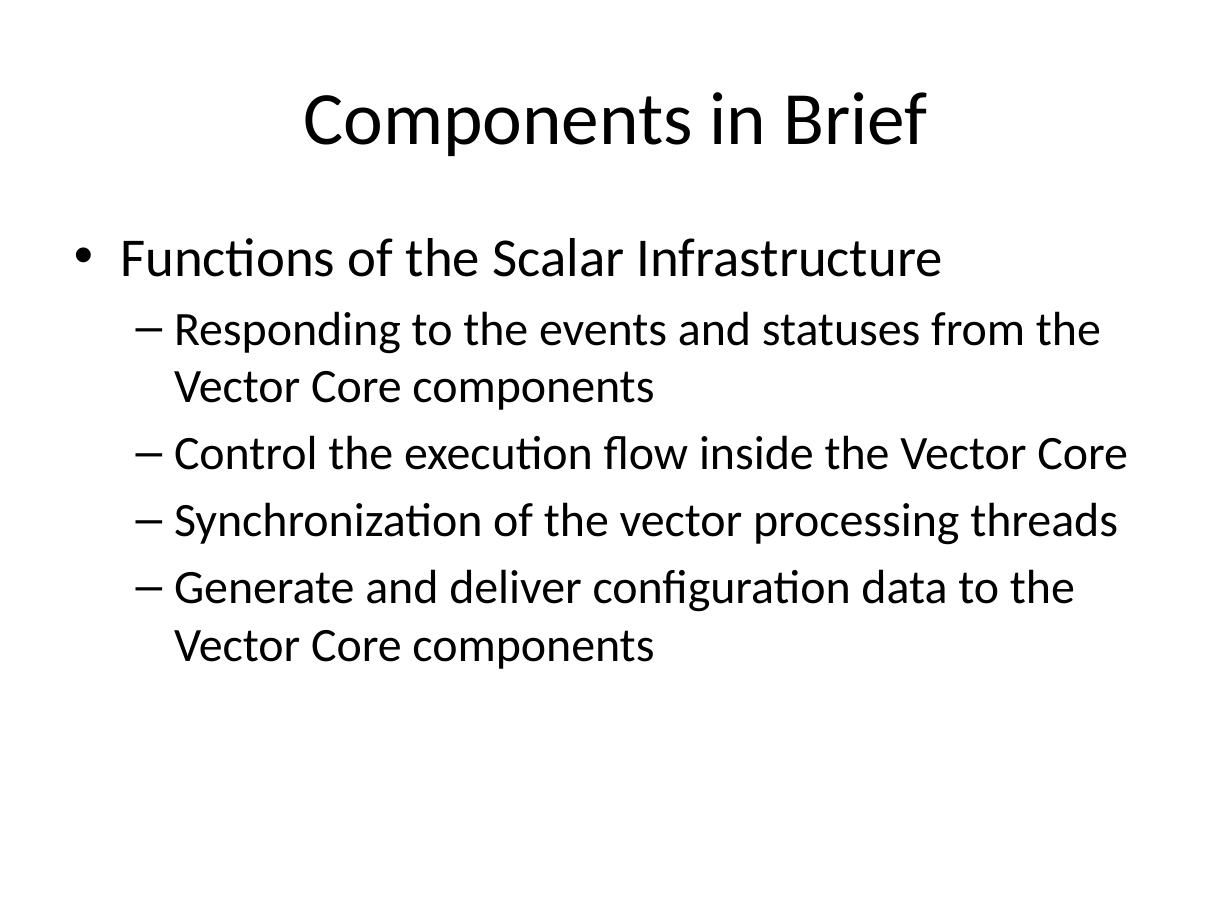
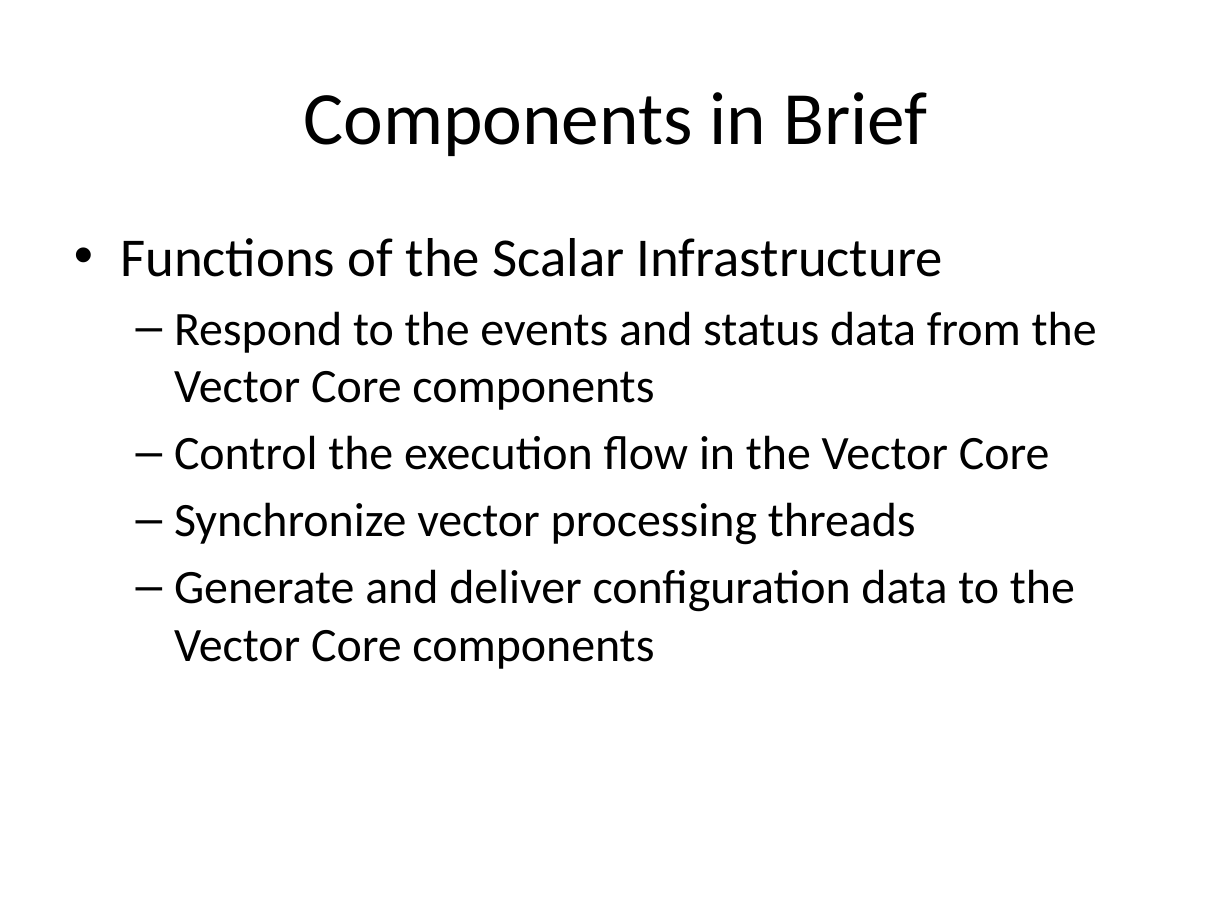
Before and after one commit to timurkelin/simsimd, a slide deck: slide 14 of doc/simsimd.pptx. Drawn at 1232x924 pixels with LibreOffice and Linux fonts; fonts in the diff are those of the drawing; background and template pictures are left out. Boxes give left, top, right and bottom in pixels: in the first picture for what was removed or moved away, otherwise in the second. Text is boxed around its words. In the diff, an @@ line names an element or a change of style, - is before the commit and + after.

```diff
--- a/doc/simsimd.pptx
+++ b/doc/simsimd.pptx
@@ text at (174,311,1097,545): text changed @@
-  – Responding to the events and statuses from the Vector Core components
-  – Control the execution flow inside the Vector Core
-  – Synchronization of the vector processing threads
+  – Respond to the events and status data from the Vector Core components
+  – Control the execution flow in the Vector Core
+  – Synchronize vector processing threads
```
Also in this commit, not shown: 5 other slides changed, 1 other file.
